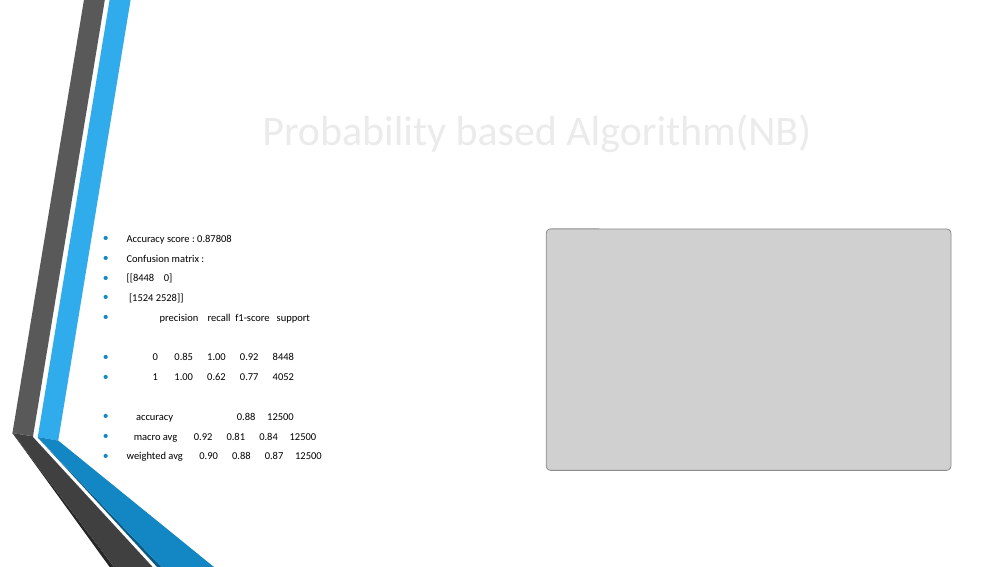
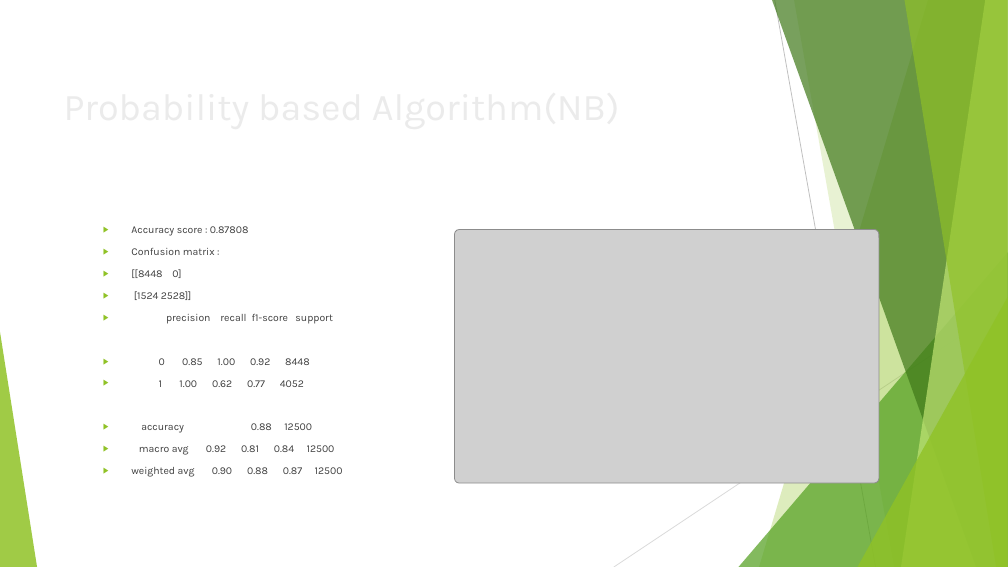
Before and after one commit to utsav87589/Fraud-Detection, a slide deck: slide 5 of reports/Report-Keep both.pptx. Drawn at 1008x567 pixels with LibreOffice and Linux fonts; fonts in the diff are those of the drawing; grey boxes stand for pictures. Boxes give left, top, right and bottom in pixels: in the first picture for what was removed or moved away, otherwise in the second. Text is boxed around its words. In the diff, an @@ line names an element or a change of style, - is before the commit and + after.

Commit message:
Supervised ML Based reports completed

```diff
--- a/reports/Report-Keep both.pptx
+++ b/reports/Report-Keep both.pptx
@@ text "Accuracy score : 0.87808" at box(131, 226, 335, 477): font Calibri to Karla, text colour #000000 to #404040; bullet • to ▶; more space between paragraphs; bullet colour #1287C3 to #90C226 @@
@@ picture: place and size @@
-picture at box(547, 229, 951, 470)
+picture at box(454, 230, 879, 483)
@@ group added at box(0, 0, 1008, 567): 5 freeform shapes, 3 triangles, 2 lines @@
@@ group removed at box(12, 0, 214, 567): 6 freeform shapes @@
```
Also in this commit, not shown: 8 other slides changed, 5 other files.
